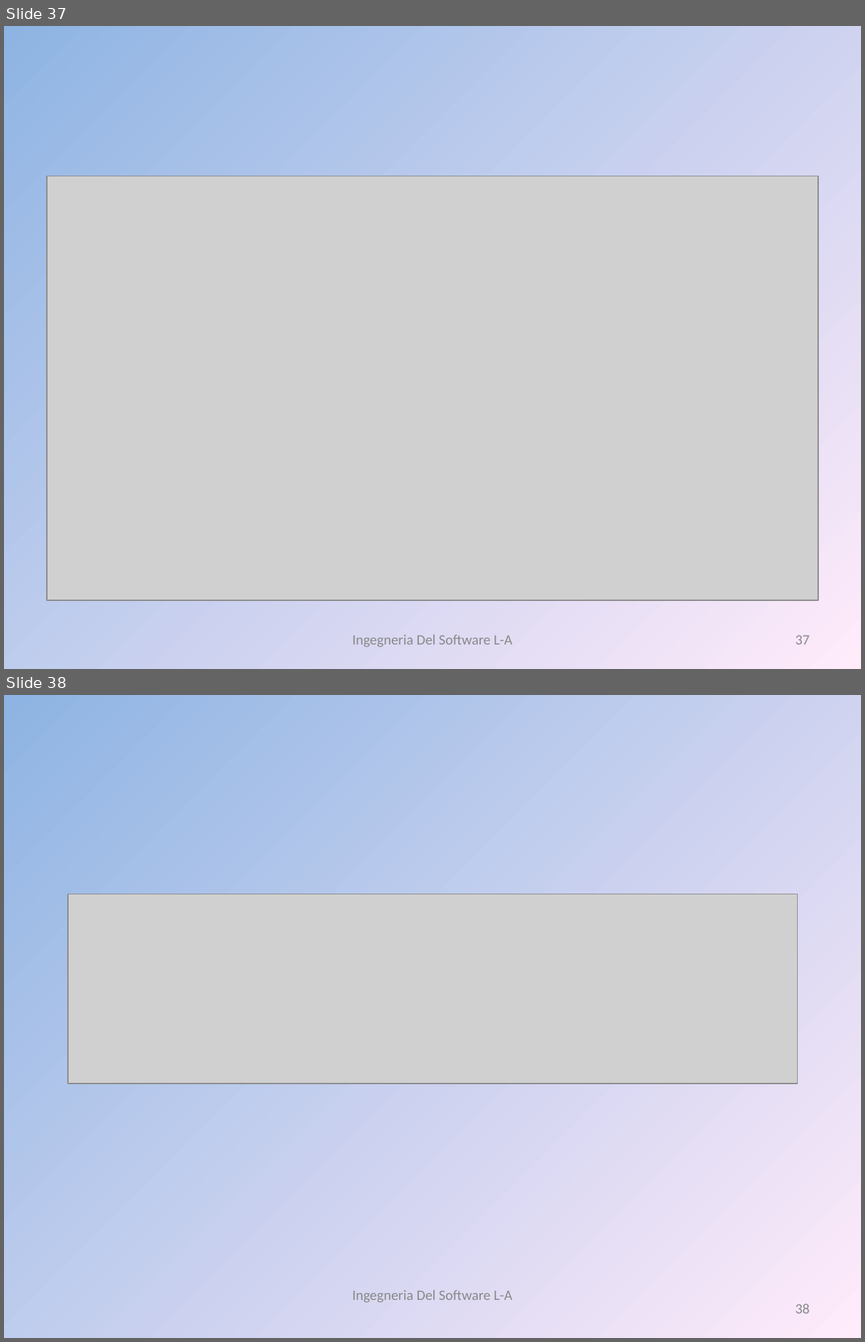
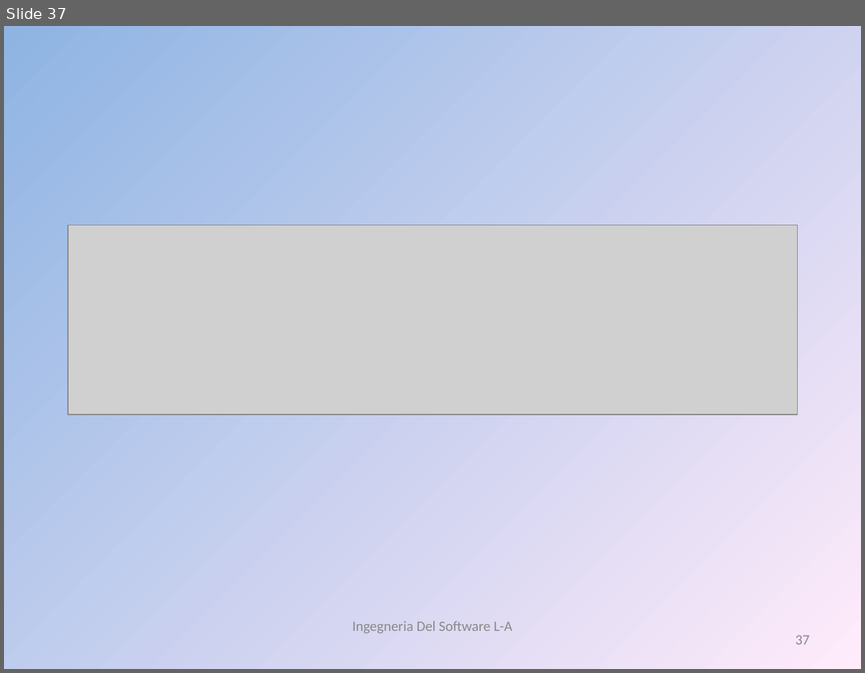
Before and after one commit to liannario/ingsoftbo, a slide deck: ViaggiateSicuri.ppt. Shown one above the other, each under a label of ours: slides 37 and 38 before the commit, slide 37 after it. The pictures are 865x1342 and 865x673 pixels, drawn with LibreOffice and Linux fonts; fonts in the diff are those of the drawing; grey boxes stand for pictures. Boxes give left, top, right and bottom in pixels: in the first picture for what was removed or moved away, otherwise in the second. Text is boxed around its words. In the diff, an @@ line names an element or a change of style, - is before the commit and + after.

```diff
--- a/ViaggiateSicuri.ppt
+++ b/ViaggiateSicuri.ppt
@@ slide 37 removed at [4,26,861,669], background gradient #8EB4E3 to #FFEBFA @@
@@ picture removed at [47,176,818,600] @@
@@ text removed at [352,634,512,647] @@
-Ingegneria Del Software L-A
@@ page number removed at [795,635,809,644] @@
-37
@@ what was slide 38 is now slide 37 @@
@@ page number at [795,635,809,644]: text changed @@
-38
+37
```
Also in this commit, not shown: 2 slides changed.
